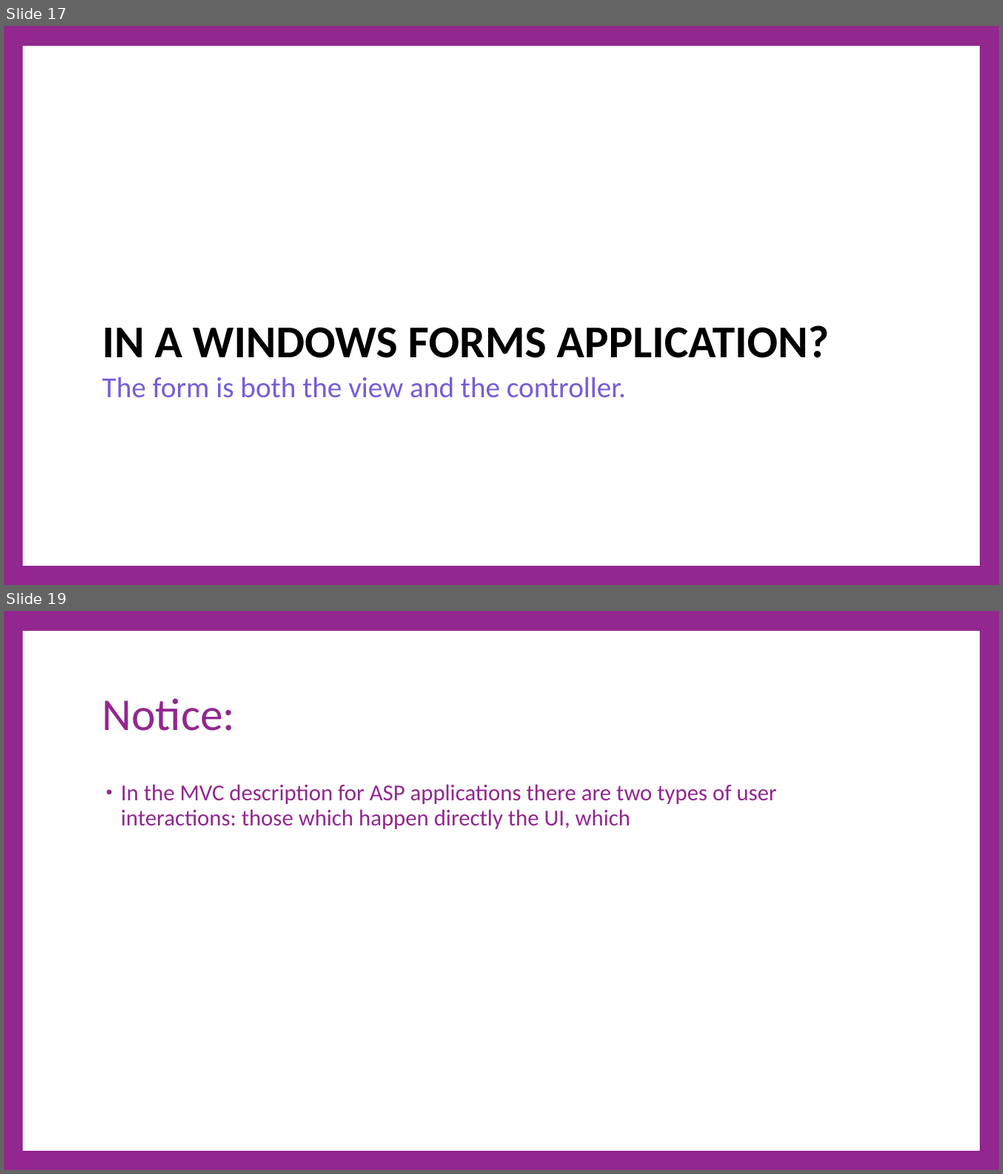
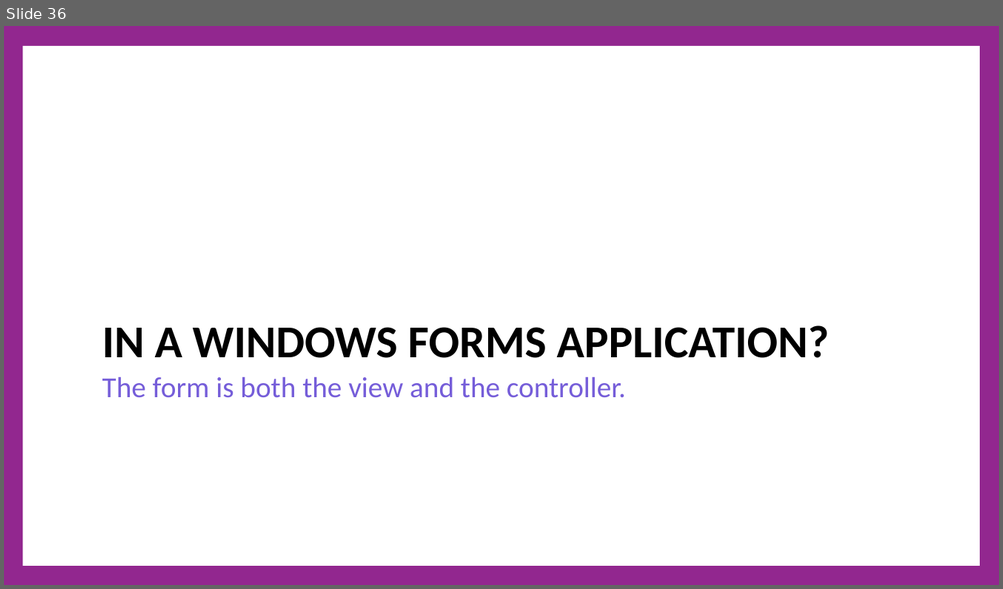
Before and after one commit to cdiggins/cs321, a slide deck: class-notes/cs321-winter-2023-lecture-19-architecture-2.pptx. Shown one above the other, each under a label of ours: slides 17 and 19 before the commit, slide 36 after it; the slides between them are not shown. The pictures are 1003x1174 and 1003x589 pixels, drawn with LibreOffice and Linux fonts; fonts in the diff are those of the drawing. Boxes give left, top, right and bottom in pixels: in the first picture for what was removed or moved away, otherwise in the second. Text is boxed around its words. In the diff, an @@ line names an element or a change of style, - is before the commit and + after.

```diff
--- a/class-notes/cs321-winter-2023-lecture-19-architecture-2.pptx
+++ b/class-notes/cs321-winter-2023-lecture-19-architecture-2.pptx
@@ slide 19 removed at <box>4,611,999,1170</box>, background #92278F; not listed: 1 template element that a slide beside it also shows @@
@@ title removed at <box>102,698,236,731</box> @@
-Notice:
@@ text removed at <box>121,784,777,829</box> @@
-• In the MVC description for ASP applications there are two types of user interactions: those which happen directly the UI, which
@@ what was slide 17 is now slide 36 @@
```
Also in this commit, not shown: 6 slides changed, 29 slides added, 13 other slides removed, 12 other files.
